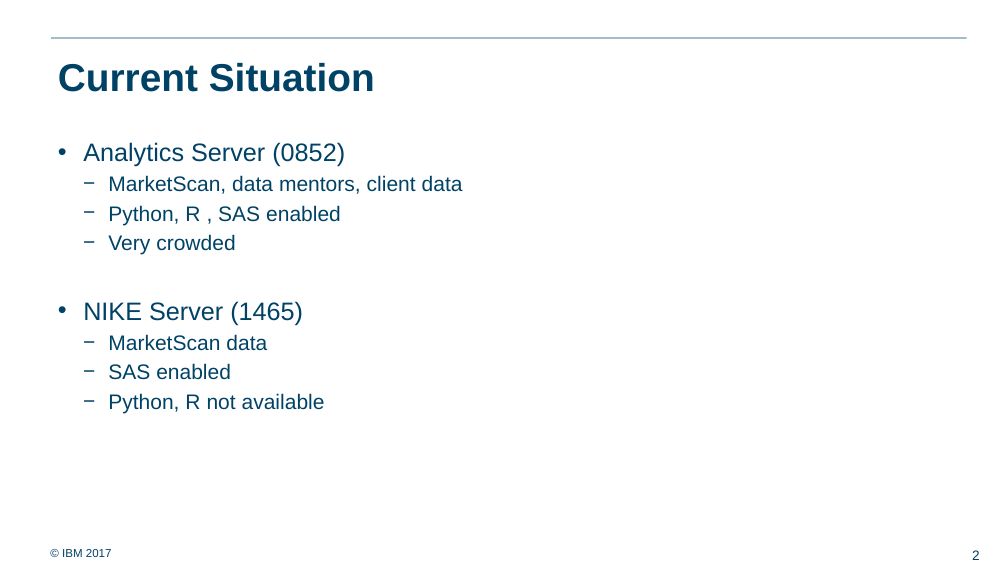
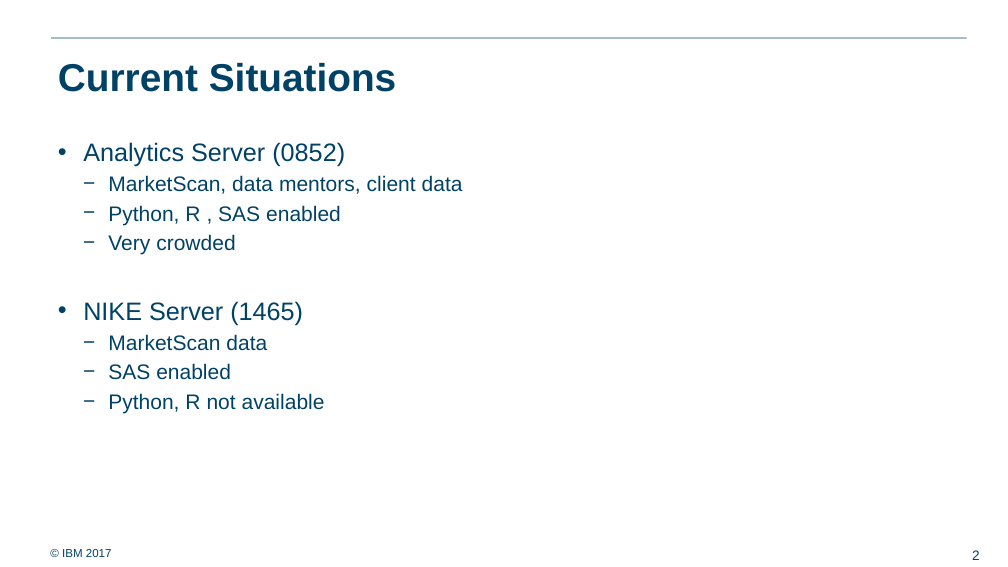
Before and after one commit to ralf0615/Analytics_project_backlog, a slide deck: slide 2 of Analytics_server_setup_v3.pptx. Drawn at 1008x567 pixels with LibreOffice and Linux fonts; fonts in the diff are those of the drawing; background and template pictures are left out. Boxes give left, top, right and bottom in pixels: in the first picture for what was removed or moved away, otherwise in the second. Text is boxed around its words. In the diff, an @@ line names an element or a change of style, - is before the commit and + after.

```diff
--- a/Analytics_server_setup_v3.pptx
+++ b/Analytics_server_setup_v3.pptx
@@ title at (58, 63, 396, 92): text changed @@
-Current Situation
+Current Situations
```
Also in this commit, not shown: 6 other slides changed, 2 slides added, 1 slide removed, 4 other files.
